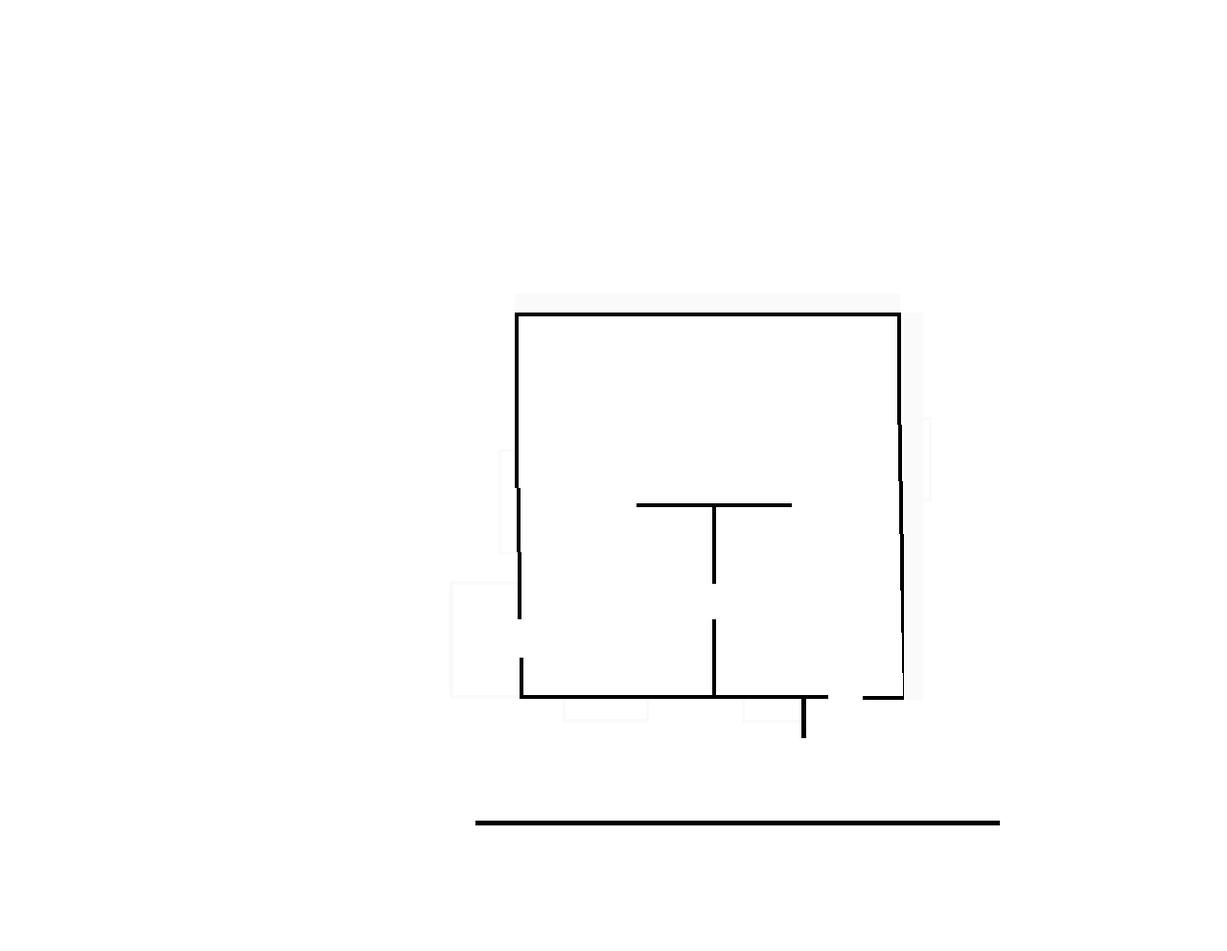
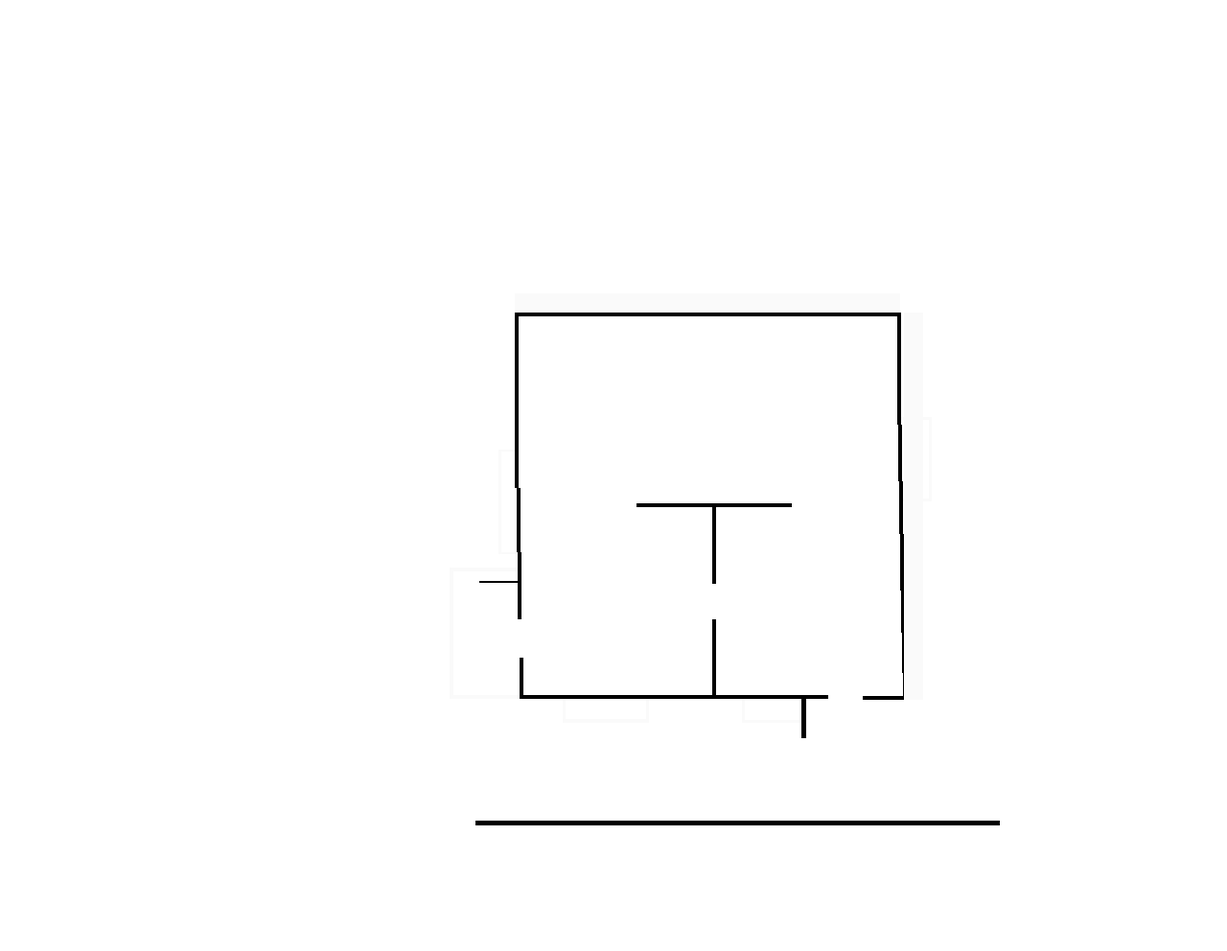
Two versions of the same layered image (1227x951). Layer-by-layer changes:
painted on "small walls outside" over (449, 567, 518, 585)
painted on "rgo2017large.pgm" over (479, 581, 518, 584)
